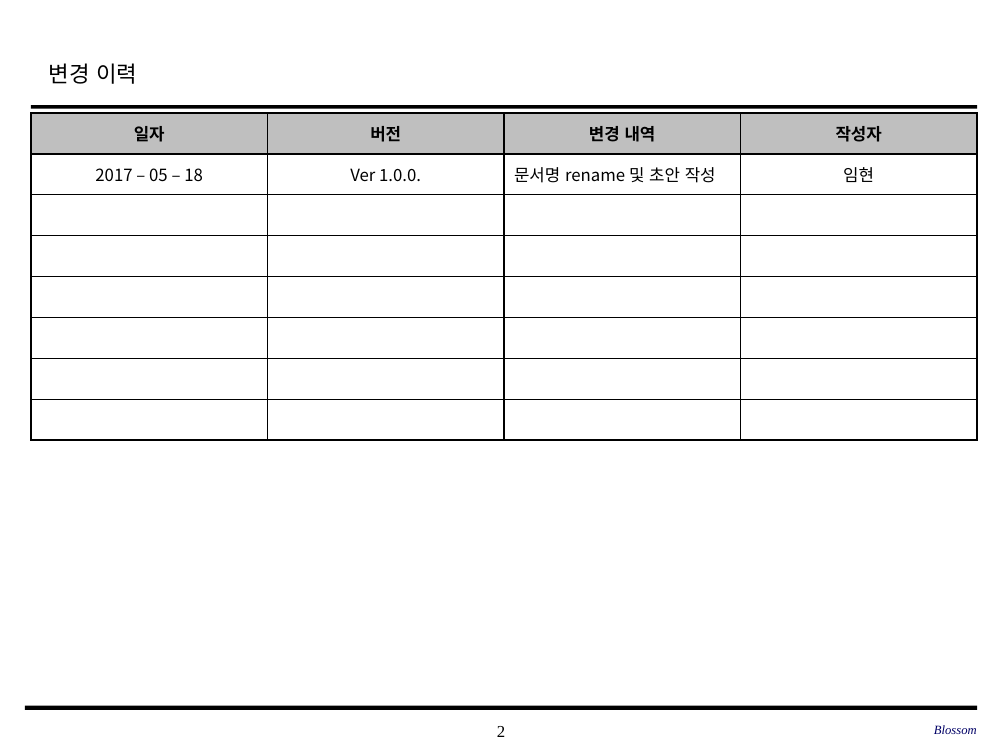
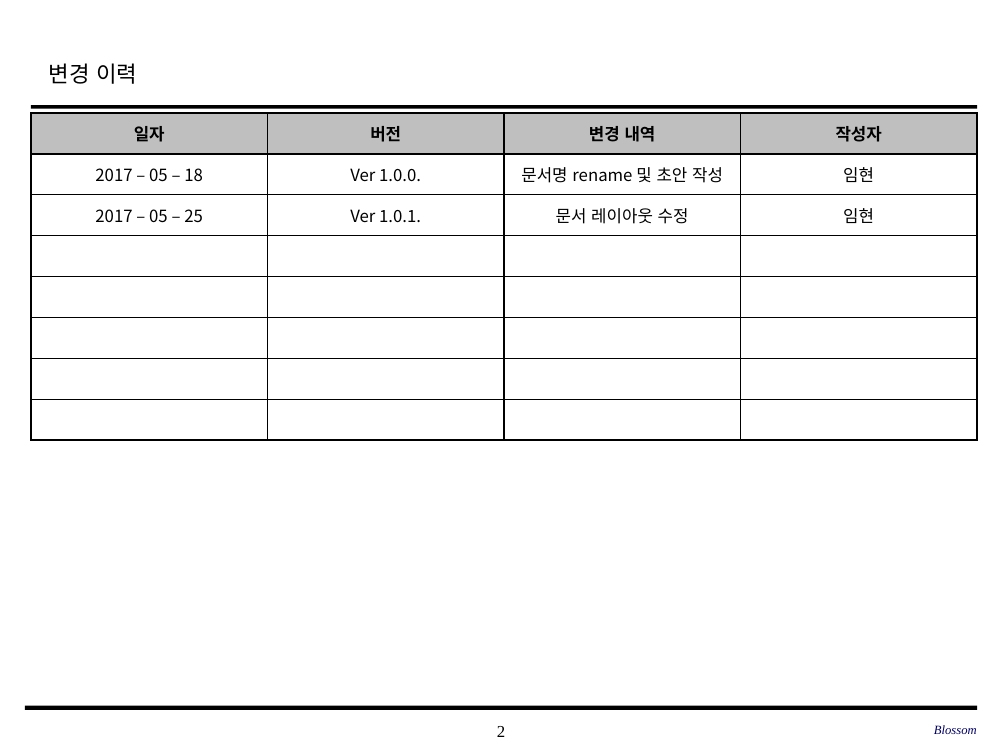
Before and after one commit to SE-admin/SE2017_6_blossom, a slide deck: slide 2 of doc/3_ 설계서/Class Design_6_blossom.pptx. Drawn at 1008x756 pixels with LibreOffice and Linux fonts; fonts in the diff are those of the drawing; background and template pictures are left out. Boxes give left, top, right and bottom in pixels: in the first picture for what was removed or moved away, otherwise in the second. Text is boxed around its words. In the diff, an @@ line names an element or a change of style, - is before the commit and + after.

Commit message:
2017 - 05 - 25	Ver 1.0.1	문서 레이아웃 수정	임현

```diff
--- a/doc/3_ 설계서/Class Design_6_blossom.pptx
+++ b/doc/3_ 설계서/Class Design_6_blossom.pptx
@@ table at (31, 113, 979, 439) @@
+row 3: 2017 – 05 – 25 | Ver 1.0.1. | 문서 레이아웃 수정 | 임현
-row 8:  |  |  | 
@@ alignment left to centre @@
```
Also in this commit, not shown: 1 other slide changed.
